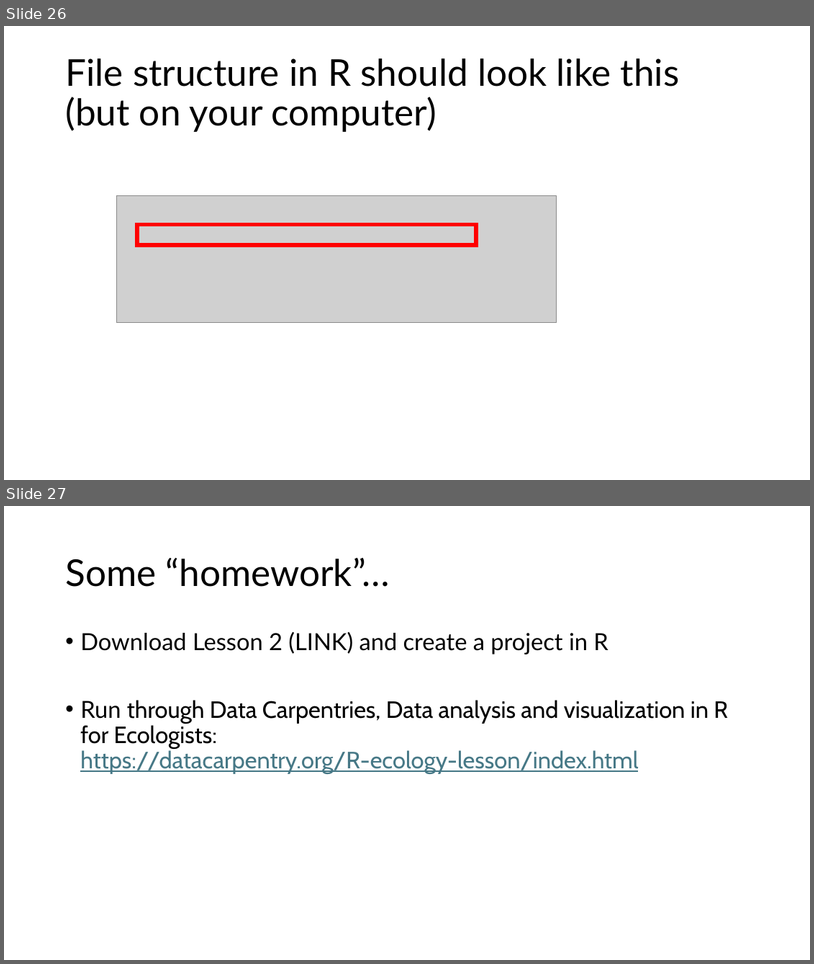
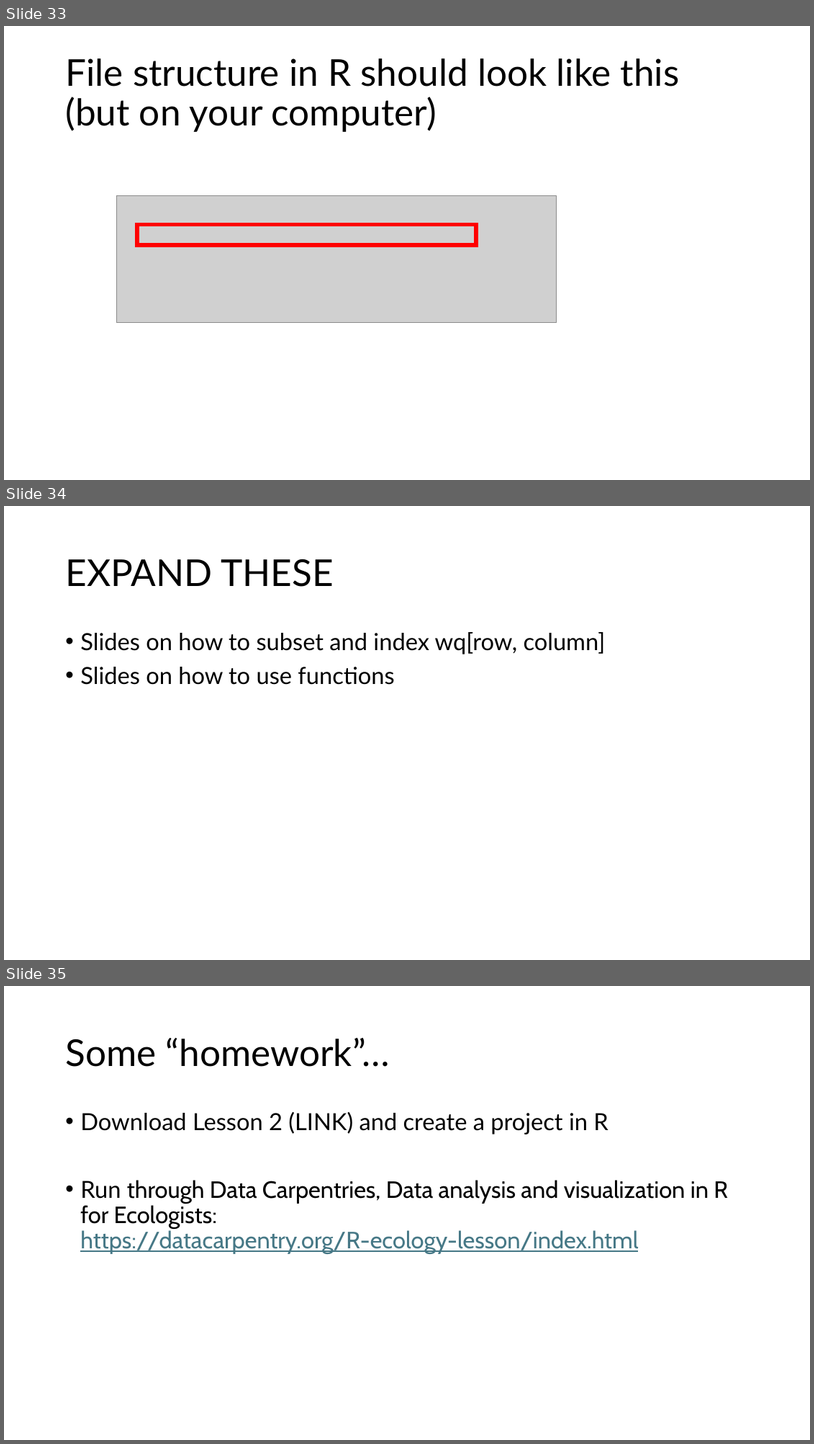
Before and after one commit to wwoelmer/BOPRC_1_R_Fundamentals, a slide deck: Introduction to R Workshop 1.pptx. Shown one above the other, each under a label of ours: slides 26 and 27 before the commit, slides 33, 34 and 35 after it. The pictures are 814x964 and 814x1444 pixels, drawn with LibreOffice and Linux fonts; fonts in the diff are those of the drawing; grey boxes stand for pictures. Boxes give left, top, right and bottom in pixels: in the first picture for what was removed or moved away, otherwise in the second. Text is boxed around its words. In the diff, an @@ line names an element or a change of style, - is before the commit and + after.

```diff
--- a/Introduction to R Workshop 1.pptx
+++ b/Introduction to R Workshop 1.pptx
@@ slide 34 added at [4,506,810,960], background #FFFFFF @@
@@ title added at [65,559,334,587], 44 pt, text #000000 @@
+EXPAND THESE
@@ text added at [80,632,606,685], 28 pt, text #000000 @@
+• Slides on how to subset and index wq[row, column]
+• Slides on how to use functions
@@ what was slide 26 is now slide 33 @@
@@ what was slide 27 is now slide 35 @@
```
Also in this commit, not shown: 5 slides changed, 16 other slides added, 9 slides removed.
